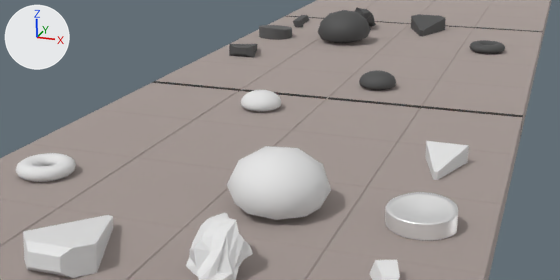
One commit to the Blender file pieces.blend: the scene before it, then after it.
Camera for both pictures: the file's camera 'Camera'. Lighting does not change. The marker at upper left points along +X, +Y and +Z.

The first picture shows 'balance', 'board', 'cloak', 'dagger', 'engagement', 'engagement.002', 'guard', 'jutsu', 'self', 'self.002', 'sword', 'sword.002'.
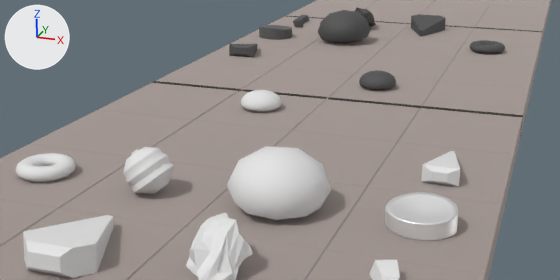
Commit message: lantern and smaller dagger

Changed parts and their boxes (x1, y1, x2, y2) in the pictures (560 x 280 px):
'lantern', added
    after: (123, 146, 174, 194)
'dagger', reshaped, moved (11% narrower, 10% shorter)
    before: (425, 141, 469, 180)
    after: (421, 151, 460, 186)

Patch to the scene script:
```diff
--- a/pieces.blend.py
+++ b/pieces.blend.py
@@ mat_flicker @@
+mat_flicker = principled_material('flicker')
+mat_flicker.base_color = (0.8, 0.293, 0.0)  # orange #e79300
+mat_flicker.metallic = 0.109
+mat_flicker.roughness = 0.237
+mat_flicker.specular_ior_level = 0.343
+mat_flicker.emission_color = (0.39, 0.155, 0.0336)  # brown #a86e33
+mat_flicker.emission_strength = 0.5
@@ me_cube_002 @@
 me_cube_002.from_pydata(...)  # 42 vertices, 40 faces; spans x -0.106..0.11, y -0.214..0.111, z -0.04..0.054
 # used by ob_dagger; location = (1.845, 0.416, 0.108)
+# me_cube_002 part 1: the whole mesh is multiplied about the mesh origin by the matrix ((-0.825, 0.007, 0.0), (-0.004, -1.257, -0.05), (0.0, 0.0, 0.897))
 me_cube_002.materials.append(mat_white_piece)
@@ me_cylinder_003 @@
+me_cylinder_003.from_pydata(...)  # 384 vertices, 354 faces; spans x -0.108..0.12, y -0.112..0.112, z -0.11..0.104
+me_cylinder_003.polygons.foreach_set('use_smooth', [True] * 354)
+# faces by material slot: [322, 32]
+me_cylinder_003.materials.append(mat_white_piece)  # white #e7e7e7
+me_cylinder_003.materials.append(mat_flicker)  # orange #e79300
@@ ob_dagger @@
 ob_dagger = bpy.data.objects.new('dagger', me_cube_002)
-ob_dagger.location = (1.845, 0.416, 0.108)
+ob_dagger.location = (1.871, 0.265, 0.106)
@@ ob_lantern @@
+ob_lantern = bpy.data.objects.new('lantern', me_cylinder_003)
+ob_lantern.location = (0.61, -0.384, 0.177)
```
